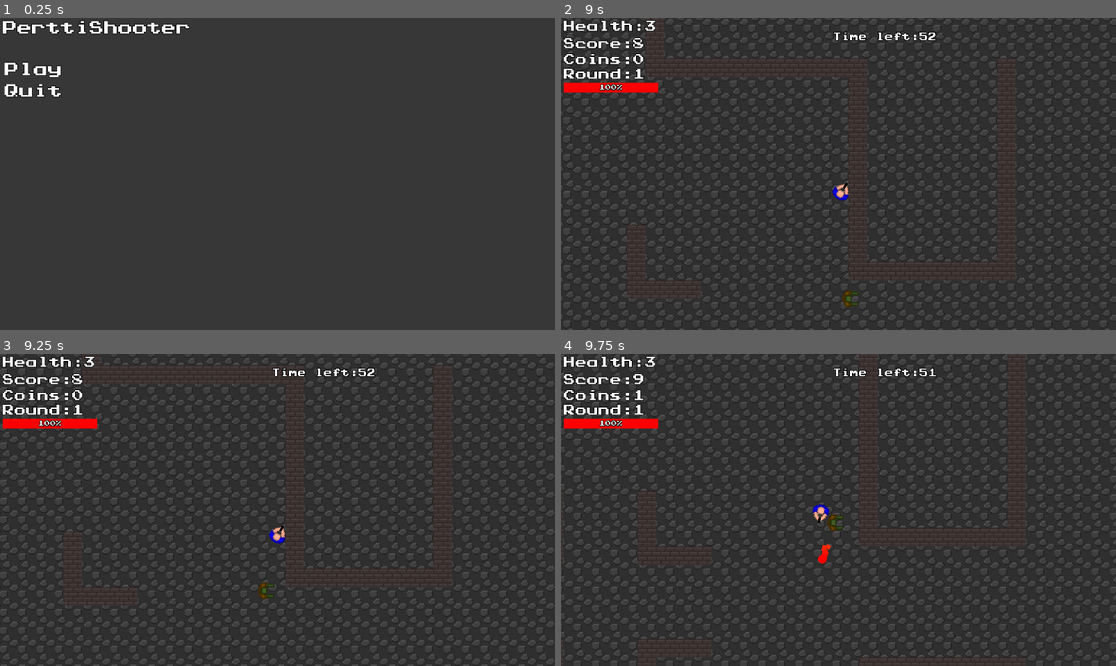
Above: before the commit, frames 1-4 (two rows, left to right).
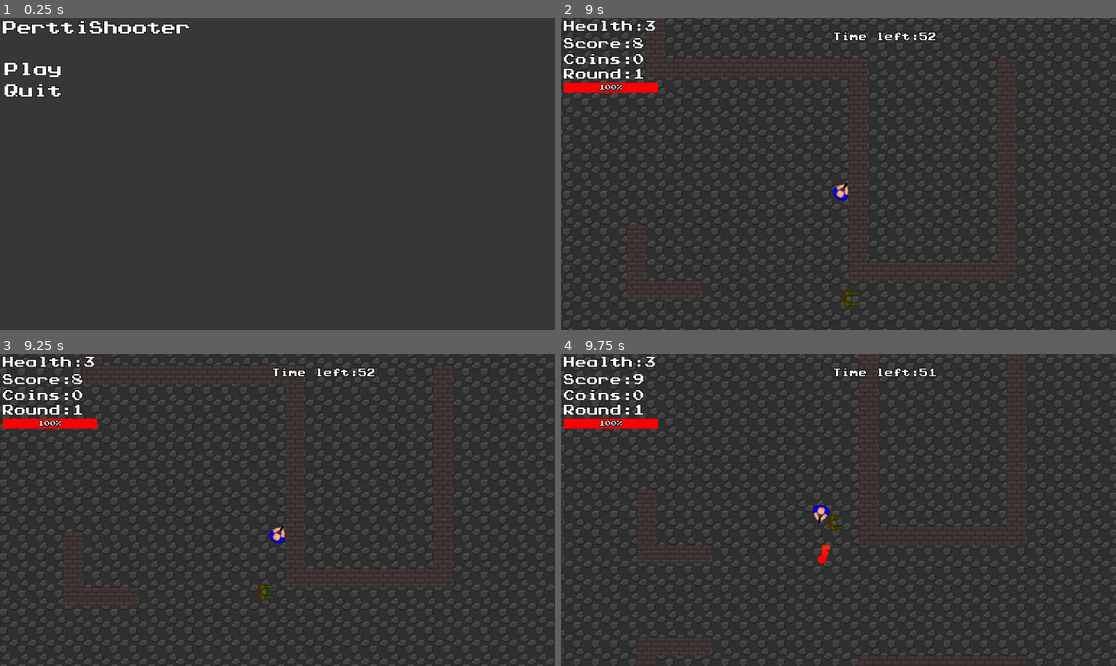
Above: after the commit, the same moments.

Repository: Kirottu/perttishooter
Game: Godot game, scene res://Scenes/MainMenu.tscn
The game is run twice, just before and just after one commit, with the same random seed, the same clock (stepped at 60 frames per second) and the same inputs.
Inputs (mouse positions are in pixels of both pictures, inside the frame that each line leads up to):
- Up to frame 1 (0.25 s): no input
- Up to frame 2 (9 s): click "Play" at 0.5 s; tap Enter at 1.25 s; move the mouse to (960, 158) at 1.27 s; hold D (right) 1.28-2.03 s; hold Space (fire) 1.28-2.03 s; move the mouse to (727, 189) at 2.02 s; hold S (down) 2.03-2.78 s; tap Space (fire) every 1.5 s from 2.1 to 8.1 s; move the mouse to (894, 105) at 2.77 s; hold D (right) 2.78-3.53 s; hold Space (fire) 2.78-3.53 s; move the mouse to (810, 236) at 3.52 s; hold W (up) 3.53-4.28 s; move the mouse to (1005, 220) at 4.27 s; hold Space (fire) 4.28-5.03 s; hold A (left) 4.28-5.78 s; move the mouse to (672, 127) at 5.02 s; move the mouse to (866, 174) at 5.77 s; hold S (down) 5.78-6.53 s; hold Space (fire) 5.78-6.53 s; move the mouse to (755, 96) at 6.52 s; hold D (right) 6.53-7.28 s; move the mouse to (960, 158) at 7.27 s; hold W (up) 7.28-8.03 s; hold Space (fire) 7.28-8.03 s; move the mouse to (727, 189) at 8.02 s; hold D (right) 8.03-8.78 s; move the mouse to (894, 105) at 8.77 s; hold S (down) from 8.78 s (still down); hold Space (fire) from 8.78 s (still down)
- Up to frame 3 (9.25 s): keep holding S (down); keep holding Space (fire)
- Up to frame 4 (9.75 s): move the mouse to (810, 572) at 9.52 s; release S (down) at 9.53 s; release Space (fire) at 9.53 s; hold A (left) from 9.53 s (still down); tap Space (fire) at 9.6 s

Frames 1-2 are identical in both runs. In frame 3, less than 0.1% of the frame differs, in the area x 46-50%, y 73-80%; in frame 4, 11%, in the area x 0-100%, y 0-100%.
Error after the commit: Invalid get index 'npc_spawn_pos' (on base: 'Node (Settings.gd)'). (res://Scripts/Level.gd:175)

Commit message:
Made artes npc kinda work

Diff:
--- a/Scenes/Npc.tscn
+++ b/Scenes/Npc.tscn
@@ -5,7 +5,8 @@
 [ext_resource path="res://Assets/Audio/explosion.wav" type="AudioStream" id=3]
 [ext_resource path="res://Assets/Textures/Nightmare(thanks arte)/harold.png" type="Texture" id=4]
 
-[sub_resource type="CircleShape2D" id=3]
+[sub_resource type="CircleShape2D" id=1]
+radius = 5.0
 
 [node name="Npc" type="KinematicBody2D"]
 script = ExtResource( 1 )
@@ -26,5 +27,5 @@
 
 [node name="CollisionShape2D" type="CollisionShape2D" parent="Area2D"]
 z_index = 1
-shape = SubResource( 3 )
-disabled = true
+shape = SubResource( 1 )
+[connection signal="body_entered" from="Area2D" to="." method="_on_Area2D_body_entered"]
--- a/Scripts/Enemy.gd
+++ b/Scripts/Enemy.gd
@@ -36,6 +36,7 @@
 	# You just can't handle the truth, he do be dummy thicc
 	# I wonder when valzu is gonna make the god damn wall textures
 	# Probably when gentoo is done compiling on the uberpotato (aka not before the end of the year)
+	# I doubt it is ever going to finish
 	look_at(pertti.position)
 
 func _physics_process(delta):
@@ -49,8 +50,8 @@
 	# Switch to close proximity follow for better close quarters following
 	elif health != 0:
 		var start_point = position
-		var direction = ( pertti.position - self.position).normalized()
-		move_and_slide(direction * 500)
+		var direction = (pertti.position - position).normalized()
+		move_and_slide(direction * Settings.enemy_speed)
 
 func check_if_pertti_in_sight():
 	if position.distance_to(pertti.position) <= Settings.close_proximity_follow_distance:
--- a/Scripts/Level.gd
+++ b/Scripts/Level.gd
@@ -63,7 +63,7 @@
 	create_timers()
 	round_timer_indicator()
 	get_viewport().connect("size_changed", self, "_on_viewport_size_changed")
-	#spawn_npc()
+	spawn_npc()
 
 func core_damage():
 	if !tower_destroyed and tower_under_attack and tower_health != 0 and core_damageable:
@@ -247,11 +247,14 @@
 			core_damage_timer.start()
 			under_attack_label.text = "Core under attack!"
 			warning_flash()
-
+		elif !tower_destroyed:
+			tower_under_attack = false
+			under_attack_label.visible = false
+			core_damage_timer.stop()
 func _on_Tower_Enemy_exited():
 	print("Enemy exited")
 	enemies_in_tower -= 1
-	if enemies_in_tower == 0:
+	if enemies_in_tower == 0 and !tower_destroyed:
 		tower_under_attack = false
 		under_attack_label.visible = false
 		core_damage_timer.stop()
--- a/Scripts/Npc.gd
+++ b/Scripts/Npc.gd
@@ -1,4 +1,7 @@
 extends KinematicBody2D
+
+# Scenes
+var bullet = preload("res://Scenes/Bullet.tscn")
 
 # Node references
 onready var nav_2d = $Navigation2D
@@ -18,35 +21,34 @@
 var rng = RandomNumberGenerator.new()
 var seekingpertti = true
 var pertti
-var destination = Vector2(1000,600)
+var direction
+var destination
 
 func _ready():
 	rng.randomize()
 	connect("body_entered", self, "_on_seeing_something")
 
-func _process(delta):
-	look_at(destination)
-
 func _physics_process(delta):
-	seekingpertti = position.distance_to(pertti.position) > Settings.npc_follow_pertti_treshold
-	if seekingpertti:
-		destination = pertti.position
-	move(delta)
+	if position.distance_to(pertti.position) > Settings.npc_follow_pertti_treshold:
+		seekingpertti = true
+		move()
+	else:
+		seekingpertti = false
 
 func set_pertti_ref(value):
 	pertti = value
 	pertti.connect("gameover", self, "_on_Pertti_gameover")
 	#pertti.connect("moved", self, "_on_pertti_moved")
 
-func move(delta):
+func move():
 	#move_and_slide(position.linear_interpolate(destination, delta * Settings.npc_speed))
-	position = destination
+	direction = (pertti.position - position).normalized()
+	move_and_slide(direction * Settings.npc_speed)
 
 func _on_Pertti_gameover():
 	queue_free()
 
-func _on_seeing_something(body):
+func _on_Area2D_body_entered(body):
 	print("saw smth")
 	if "Enemy" in body.name and !destroyed and !seekingpertti:
-		destination = body.get_position()
 		print("saw em")
--- a/Scripts/Settings.gd
+++ b/Scripts/Settings.gd
@@ -11,9 +11,9 @@
 
 # Enemy related variables
 var enemy_speed = 450
-var enemy_health = 1
+var enemy_health = 2
 var tower_enemy_speed = 200
-var tower_enemy_health = 2
+var tower_enemy_health = 5
 var path_update_timer = 0.5
 var update_delay_factor = 0.05 #factor which the length of the route to pertti from enemy is multiplied with to calculate the amount of physicis frames before next recalculation
 var close_proximity_follow_distance = 300
@@ -33,8 +33,7 @@
 
 #npc related settings
 var npc_health = 3
-var npc_spawn_pos = Vector2(1050,650)
-var npc_follow_pertti_treshold = 1000 #how far pertti can go before the npc starts following again
+var npc_follow_pertti_treshold = 250 #how far pertti can go before the npc starts following again
 var npc_speed = 500
 var min_distance_to_pertti = 10 # the npc won't come closer to pertti than this
 
